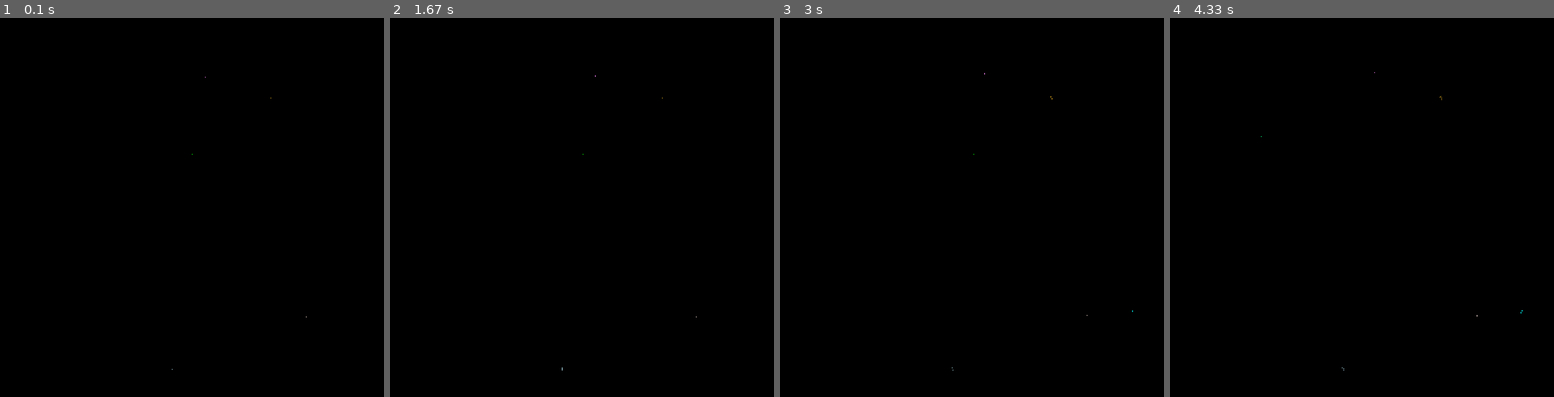
Above: before the commit, frames 1-4 (left to right).
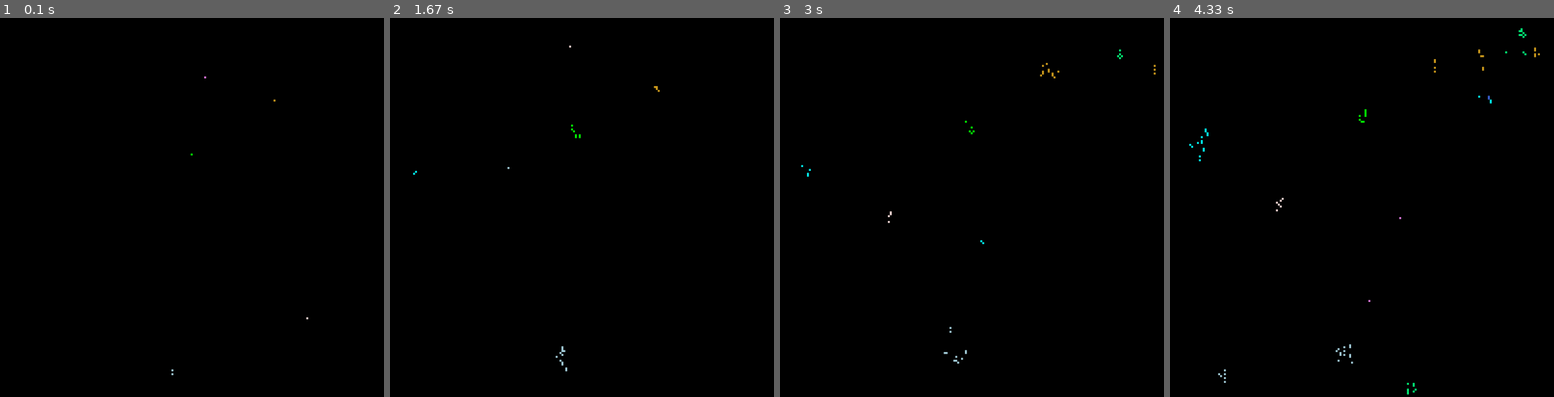
Above: after the commit, the same moments.

Repository: 6hAkunAmAtAtA9/Evolution_simulation_pygame
Game: pygame game, started from evolution_game.py
The game is run twice, just before and just after one commit, with the same random seed, the same clock (stepped at 60 frames per second) and the same inputs.
Inputs:
- Up to frame 1 (0.1 s): no input
- Up to frame 2 (1.67 s): no input
- Up to frame 3 (3 s): tap Enter every 0.33 s from 1.83 to 2.83 s
- Up to frame 4 (4.33 s): tap Enter every 0.33 s from 3.17 to 4.17 s

The runs differ from the first frame. In frame 1, less than 0.1% of the frame differs, in the area x 44-81%, y 15-95%; in frame 2, less than 0.1%; in frame 3, 0.1%; in frame 4, 0.3%, in the area x 5-97%, y 2-100%.

Commit message:
4. Adding kinds

Diff:
--- a/actions.py
+++ b/actions.py
@@ -8,7 +8,7 @@
 
 def life_cicle(cell, cell_list):
     """Main circle of events in cells life"""
-    print(cell.x, cell.y, cell.genome)
+    #print(cell.x, cell.y, cell.genome)
     location = nearby_objects(cell, cell_list)
     if killer(cell, cell_list, location):  # если ложь клетка умерла, смысла жить нет
         potention = get_activities(cell)
@@ -18,14 +18,14 @@
         if potention > 95:
             birth(cell, cell_list)
 
-        if potention > 100:
-            mutation(cell)
+        # if potention > 100:
+        #     mutation(cell)
 
         cell.action_possibility = False
-        cell.energy -= 1 + cell.genome["Желание_жить"] * 0.3
+        cell.energy -= 1 + cell.genome["Желание_жить"] * 0.2
 
 def square_moving(cell, cell_list, location):
-    cell.moving_indicator = random.choice(('up', 'down', 'left', 'right', 'down', 'right', 'left'))  # 2 down added
+    cell.moving_indicator = random.choice(('up', 'down', 'left', 'right')) # 2 down added  'down', 'right', 'left'
 
     if cell.moving_indicator == 'up' and location[0][1] == '0':
         if cell.y - 1 >= 0:
@@ -105,12 +105,12 @@
     if settings.y_size > cell.y > 0:
         if cell_list[cell.y - 1][cell.x] == '0':
             try:
-                cell_list[cell.y - 1][cell.x] = Cell(cell.y - 1, cell.x, cell.color, cell.genome)
+                cell_list[cell.y - 1][cell.x] = Cell(cell.y - 1, cell.x, cell.color, cell.genome, cell.kind)
             except IndexError:
                 pass
         elif cell_list[cell.y + 1][cell.x] == '0':
             try:
-                cell_list[cell.y + 1][cell.x] = Cell(cell.y + 1, cell.x, cell.color, cell.genome)
+                cell_list[cell.y + 1][cell.x] = Cell(cell.y + 1, cell.x, cell.color, cell.genome, cell.kind)
             except IndexError:
                 pass
 
@@ -132,13 +132,7 @@
 
 
 def mutation(cell):
-    if cell.genome['Желание_жить'] < 50:
+    if cell.genome_count < 50:
         cell.genome['Желание_жить'] = round(cell.genome['Желание_жить'] + 0.1, 1)
-        if 255 > cell.color[0] > 0:
-            cell.color[0] -= 1
-        elif 255 > cell.color[0] > 0:
-            cell.color[1] -= 1
-        elif 255 > cell.color[0] > 0:
-            cell.color[2] -= 1
-        else:
-            pass
+    else:
+        pass
--- a/cell.py
+++ b/cell.py
@@ -4,7 +4,7 @@
 
 class Cell():
 
-    def __init__(self, y, x, color, genome):
+    def __init__(self, y, x, color, genome, kind):
         self.type = 'cell'
         self.settings = Settings()
         self.width = self.settings.start_size
@@ -16,6 +16,8 @@
         self.action_possibility = False
         self.freedom_love = 0
         self.genome = genome
+        self.genome_count = 1
+        self.kind = kind
 
 
         #self.color = random.choice(self.settings.colors)
--- a/evolution_game.py
+++ b/evolution_game.py
@@ -25,28 +25,36 @@
             b = random.randint(0, len(self.objects[0]))
             arr.append((a, b))
 
+        self.kinds = [chr(i) + str(j) for i in range(65, 91) for j in range(1, 100)]
 
 
         for i in range(len((self.objects))):
             for j in range(len(self.objects[i])):
                 if (i, j) in arr and self.objects[i][j] == '0':
                     color = random.choice(self.settings.colors)
-                    self.objects[i][j] = Cell(i, j, color, {'Желание_жить': 1})
+                    kind = self.kinds.pop(0)
+                    self.objects[i][j] = Cell(i, j, color, {'Желание_жить': 1}, kind)
 
         for i in range(self.settings.food_start_count):
             food = Food()
             if self.objects[food.y][food.x] == '0':
                 self.objects[food.y][food.x] = food
 
+
+
+
         self.round_counter = 0
         self.death_count = 0
         self.cell_count = 0
+        self.kinds_uniq = {}
+
 
         print('Y:', len(self.objects), 'X:', len(self.objects[0]))
 
     def run_game(self):
         while True:
             self.cell_count = 0
+            self.kinds_uniq = {}
             self.screen.fill(self.settings.bg_color)
             self.round_counter += 1
 
@@ -55,6 +63,10 @@
                 for j in range(len(self.objects[i])):
                     if self.objects[i][j] != '0':
                         if self.objects[i][j].type == 'cell' and self.objects[i][j].action_possibility == True:
+                            if self.objects[i][j].kind not in self.kinds_uniq.keys():
+                                self.kinds_uniq[self.objects[i][j].kind] = 1
+                            else:
+                                self.kinds_uniq[self.objects[i][j].kind] += 1
                             actions.life_cicle(self.objects[i][j], self.objects)
 
             """Отрисовка нового масива"""
@@ -74,19 +86,24 @@
             if self.round_counter % 20 == 0:
                 a = random.randint(0, len(self.objects))
                 b = random.randint(0, len(self.objects[0]))
+                kind = self.kinds.pop(0)
                 try:
-                    self.objects[a][b] = Cell(a, b, random.choice(self.settings.colors), {'Желание_жить': 1})
+                    self.objects[a][b] = Cell(a, b, random.choice(self.settings.colors), {'Желание_жить': 1}, kind)
                 except IndexError:
                     pass
 
 
             pygame.display.flip()
-            time.sleep(0.1)
+            time.sleep(0.01)
 
             for event in pygame.event.get():
                 if event.type == pygame.QUIT:
                     sys.exit()
 
+
+            sorted_tuples = sorted(self.kinds_uniq.items(), key=lambda item: item[1], reverse=True)
+            sorted_dict = {k: v for k, v in sorted_tuples}
+            print(sorted_dict)
             print('ROUND')
 
 
--- a/settings.py
+++ b/settings.py
@@ -11,8 +11,8 @@
         self.screen_width = 1000
         self.screen_height = 1000
         self.bg_color = (0, 0, 0)
-        self.line_thin = 1
-        self.start_size = 2  # начальный размер квадратов
+        self.line_thin = 2
+        self.start_size = 5  # начальный размер квадратов
 
         '''Indexing'''
         self.y_size = int(self.screen_height / self.start_size) - 1
@@ -33,5 +33,5 @@
                        self.VIOLET, self.ROYAL_BLUE]
 
         '''Cell life settings'''
-        self.start_energy = random.randint(10, 50)  # потом поменять
+        self.start_energy = random.randint(10, 60)  # потом поменять
         self.free_place_needing = 7   # стандартно 5
--- a/try.py
+++ b/try.py
@@ -1,2 +1,2 @@
-a = [[1, 1], [2, 1]]
-print(a[0].count(1))
+a = [chr(i) + str(j) for i in range(65, 91) for j in range(1, 100)]
+print(a.pop(0))
